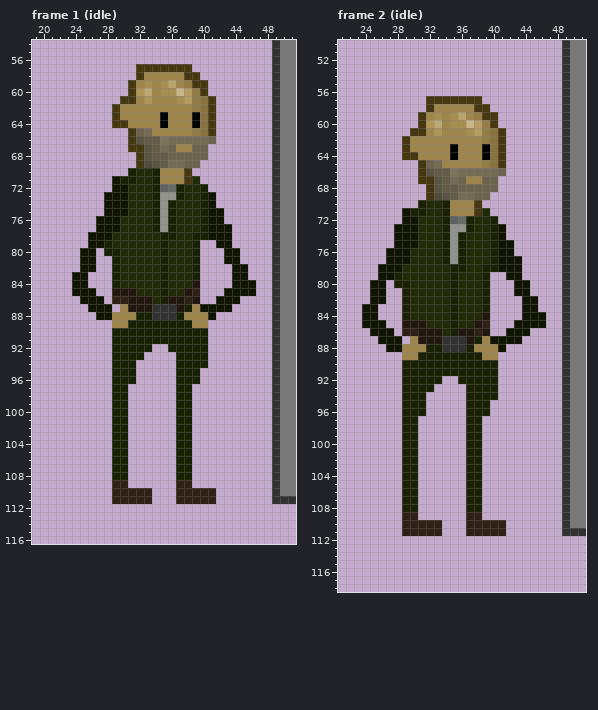
Edited in one commit: pixel-art file (Assets/NPC/void/VendingMachine/Vendingmachine.aseprite). This is how it looked before the edit.
169x123 pixels, 24 frames. Colours within 5 levels of each other are drawn and written as one. Shown: frame 1 (idle): x 19..51, y 54..116; frame 2 (idle): x 21..51, y 50..118. The commit also changed other frames or places, which this record leaves out.
After:
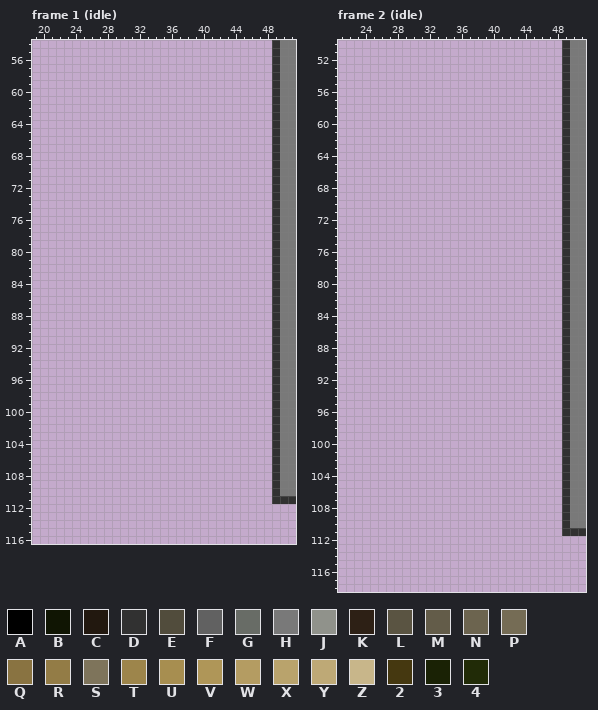
Palette (. is transparent): A #000000  B #101503  C #22180f  D #313131  E #514c3c  F #616161  G #686c66  H #797979  J #90928b  K #2d2015  L #5a5442  M #635c49  N #6c644f  P #756c55  Q #897341  R #937c46  S #7e745b  T #9d854b  U #a78e50  V #af9658  W #b49c62  X #b9a36c  Y #bea976  Z #c8b68a  2 #453810  3 #1a2205  4 #212b07
Author's note on the commit: vendingmashine asprite
From old to new:
layer "steve" now hidden
Changed rows in their new state; - is an unchanged pixel.
Frame 1 (idle):
first column x 24:
 57 --------.......--------
 58 --------........-------
 59 -------..........------
 60 -------..........------
 61 ------............-----
 62 -----.............-----
 63 -----.............-----
 64 -----.............-----
 65 -------...........-----
 66 -------...........-----
 67 -------..........------
 68 --------.........------
 69 --------........-------
 70 -------........--------
 71 -----...........-------
 72 -----............------
 73 ----..............-----
 74 ----..............-----
 75 ----...............----
 76 ---................----
 77 ---.................---
 78 --..................---
 79 --..............--..---
 80 -..-............---..--
 81 -..--...........---..--
 82 -..--...........----..-
 83 ..---...........----..-
 84 ..---...........----...
 85 ...--...........---....
 86 -...-...........--...--
 87 --...-..............---
 88 ---...............-----
 89 -----............------
 90 -----............------
 91 -----............------
 92 -----.....--.....------
 93 -----....----....------
 94 -----...-----....------
 95 -----...-----...-------
 96 -----...-----...-------
 97 -----..------..--------
 98 -----..------..--------
 99 -----..------..--------
100 -----..------..--------
101 -----..------..--------
102 -----..------..--------
103 -----..------..--------
104 -----..------..--------
105 -----..------..--------
106 -----..------..--------
107 -----..------..--------
108 -----..------..--------
109 -----..------..--------
110 -----.....---.....-----
111 -----.....---.....-----
Frame 2 (idle): the same change as frame 1 (idle)
